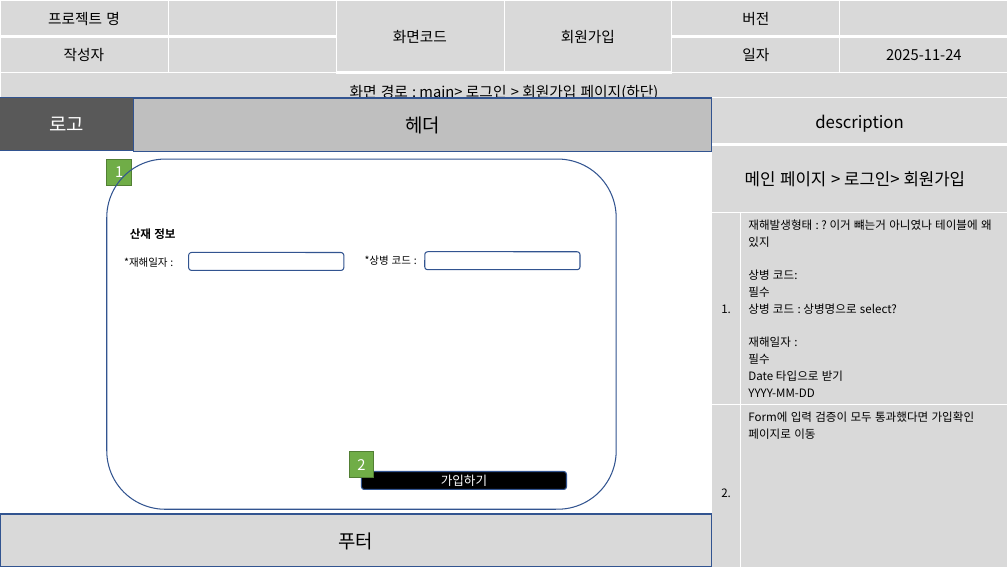
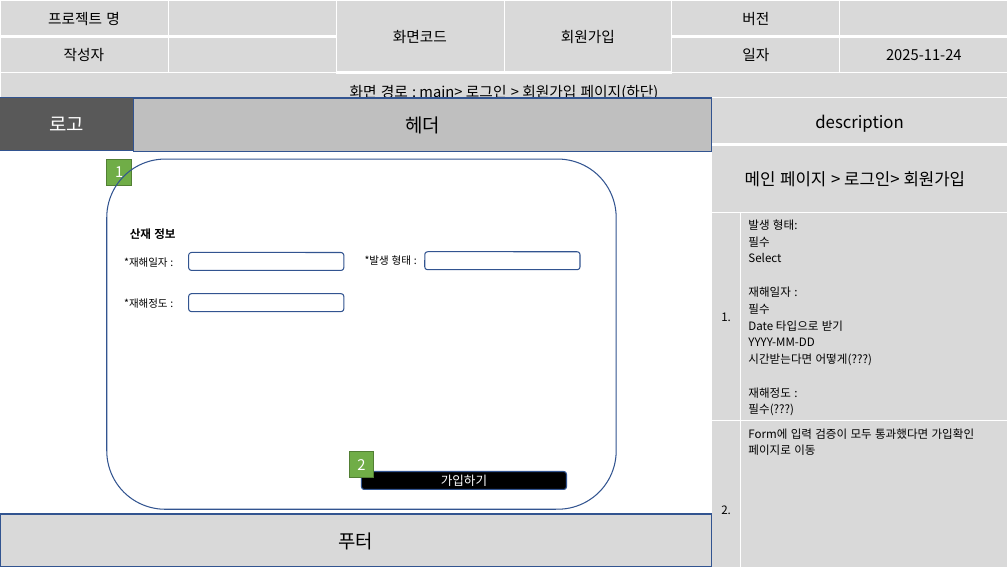
Before and after one commit to imyongchan/source, a slide deck: slide 14 of 스토리보드- 11.20/스토리보드_종합중.pptx (slide 15 before the commit). Drawn at 1008x567 pixels with LibreOffice and Linux fonts; fonts in the diff are those of the drawing. Boxes give left, top, right and bottom in pixels: in the first picture for what was removed or moved away, otherwise in the second. Text is boxed around its words. In the diff, an @@ line names an element or a change of style, - is before the commit and + after.

```diff
--- a/스토리보드- 11.20/스토리보드_종합중.pptx
+++ b/스토리보드- 11.20/스토리보드_종합중.pptx
@@ table at bbox=[712, 98, 1008, 567] @@
-row 3, column 2: 재해발생형태 : ? 이거 뺴는거 아니였나 테이블에 왜 있지 / 상병 코드: / 필수 / 상병 코드 : 상병명으로 select? / 재해일자 : / 필수 / Date 타입으로 받기 / YYYY-MM-DD
+row 3, column 2: 발생 형태: / 필수 / Select / 재해일자 : / 필수 / Date 타입으로 받기 / YYYY-MM-DD / 시간받는다면 어떻게(???) / 재해정도 : / 필수(???)
@@ text at bbox=[365, 255, 411, 265]: text changed @@
-*상병 코드 :
+*발생 형태 :
@@ text added at bbox=[124, 298, 167, 308], 10 pt, text #000000 @@
+*재해정도 :
@@ rounded rectangle added at bbox=[189, 293, 344, 312], fill #FFFFFF, outline #325491 1 pt @@
```
Also in this commit, not shown: 9 other slides changed, 10 slides added, 2 slides removed.
